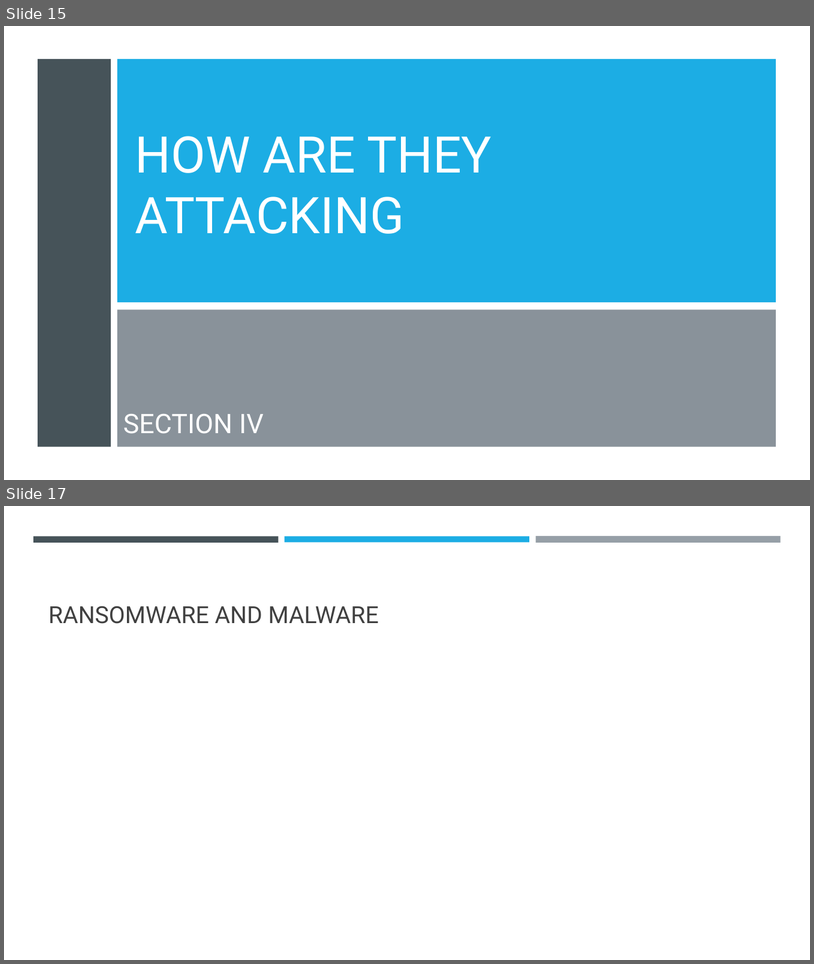
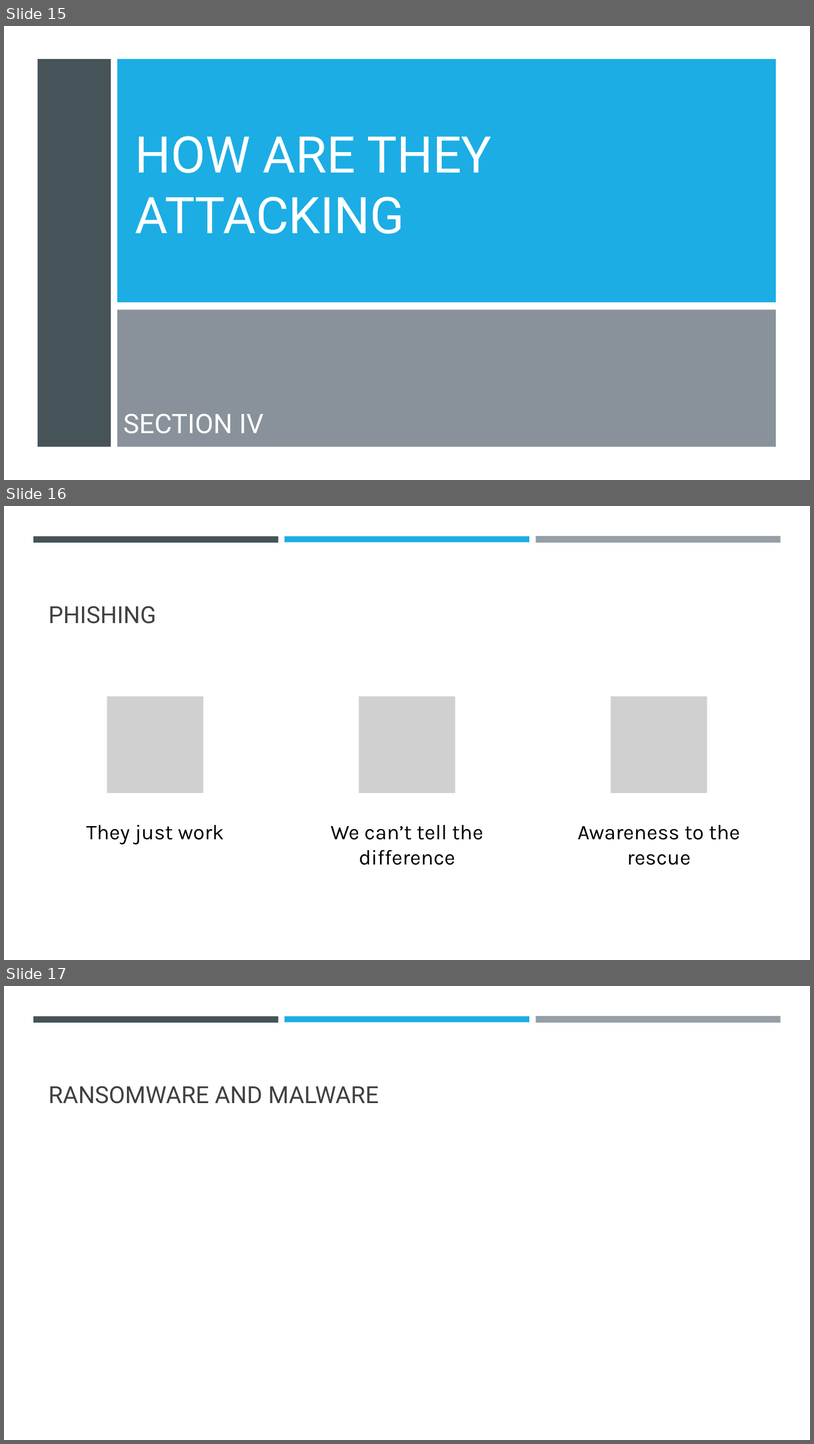
Before and after one commit to dr-natetorious/TIM-8301-Principals_of_CyberSecurity, a slide deck: Week8_OrgNeedsPresentation/BachmeierNTIM8301-8.pptx. Shown one above the other, each under a label of ours: slides 15 and 17 before the commit, slides 15, 16 and 17 after it; the slides between them are not shown. The pictures are 814x964 and 814x1444 pixels, drawn with LibreOffice and Linux fonts; fonts in the diff are those of the drawing; grey boxes stand for pictures. Boxes give left, top, right and bottom in pixels: in the first picture for what was removed or moved away, otherwise in the second. Text is boxed around its words. In the diff, an @@ line names an element or a change of style, - is before the commit and + after.

```diff
--- a/Week8_OrgNeedsPresentation/BachmeierNTIM8301-8.pptx
+++ b/Week8_OrgNeedsPresentation/BachmeierNTIM8301-8.pptx
@@ slide 16 added at (x1=4, y1=506, x2=810, y2=960), background #FFFFFF; not listed: 3 template elements that a slide beside it also shows @@
@@ title added at (x1=48, y1=606, x2=156, y2=624), 28 pt, text #404040 @@
+PHISHING
@@ group added at (x1=86, y1=697, x2=740, y2=865): 3 pictures, 3 texts @@
+They just work
+We can’t tell the difference
+Awareness to the rescue
```
Also in this commit, not shown: 1 slide removed, 2 other files.
